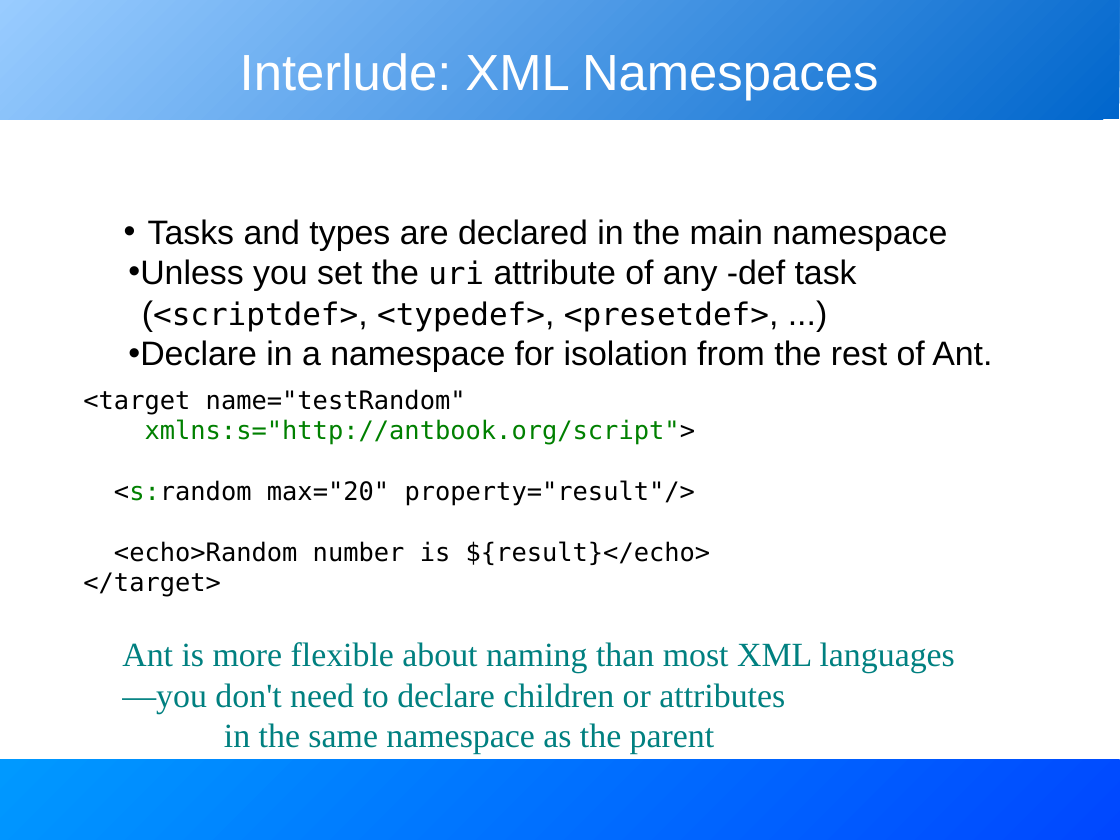
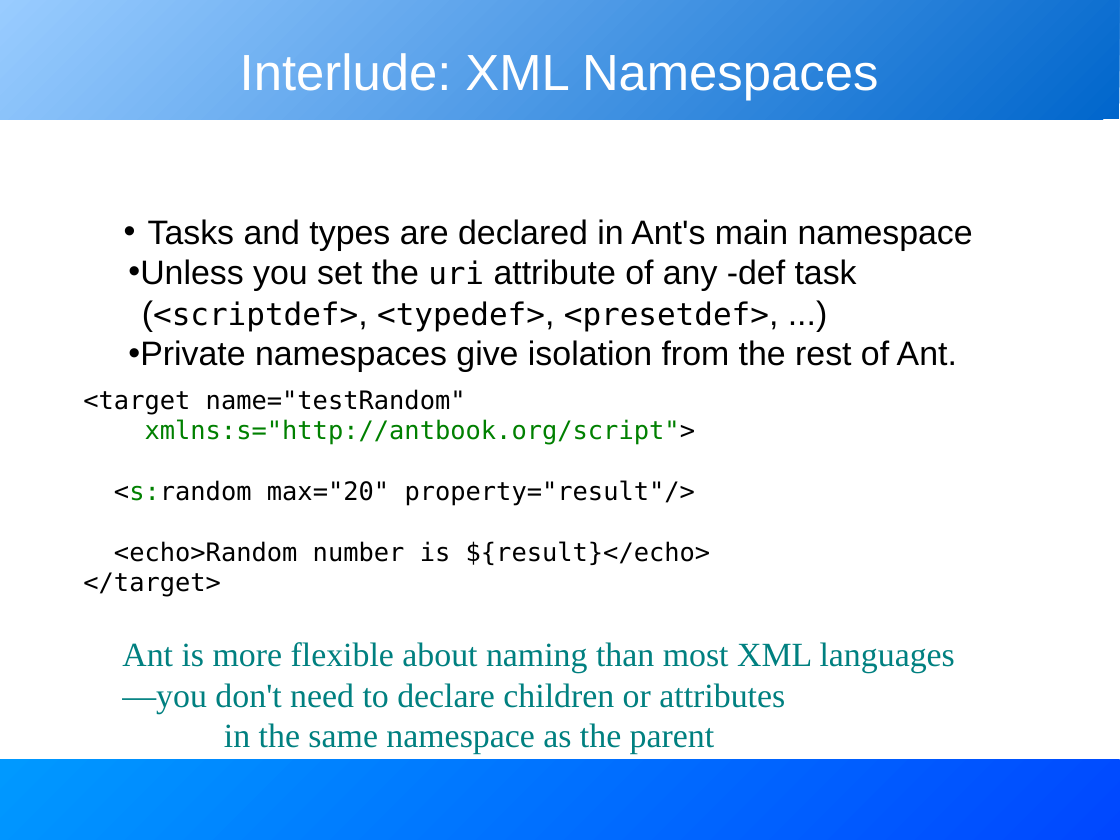
Before and after one commit to BeatrizTercero/repoSvnAnt, a slide deck: slide 7 of core/trunk/docs/slides/extending_ant.odp. Drawn at 1120x840 pixels with LibreOffice and Linux fonts; fonts in the diff are those of the drawing. Boxes give left, top, right and bottom in pixels: in the first picture for what was removed or moved away, otherwise in the second. Text is boxed around its words. In the diff, an @@ line names an element or a change of style, - is before the commit and + after.

```diff
--- a/core/trunk/docs/slides/extending_ant.odp
+++ b/core/trunk/docs/slides/extending_ant.odp
@@ text at box(148, 219, 973, 250): text changed @@
-• Tasks and types are declared in the main namespace
+• Tasks and types are declared in Ant's main namespace
@@ text at box(128, 340, 957, 372): text changed @@
-• Declare in a namespace for isolation from the rest of Ant.
+• Private namespaces give isolation from the rest of Ant.
```
Also in this commit, not shown: 10 other slides changed, 4 slides added.
